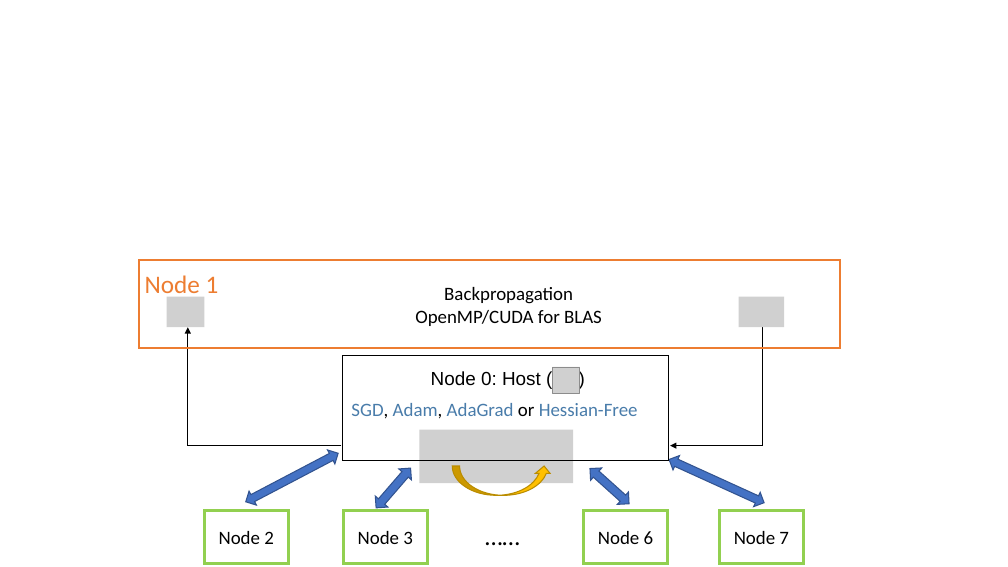
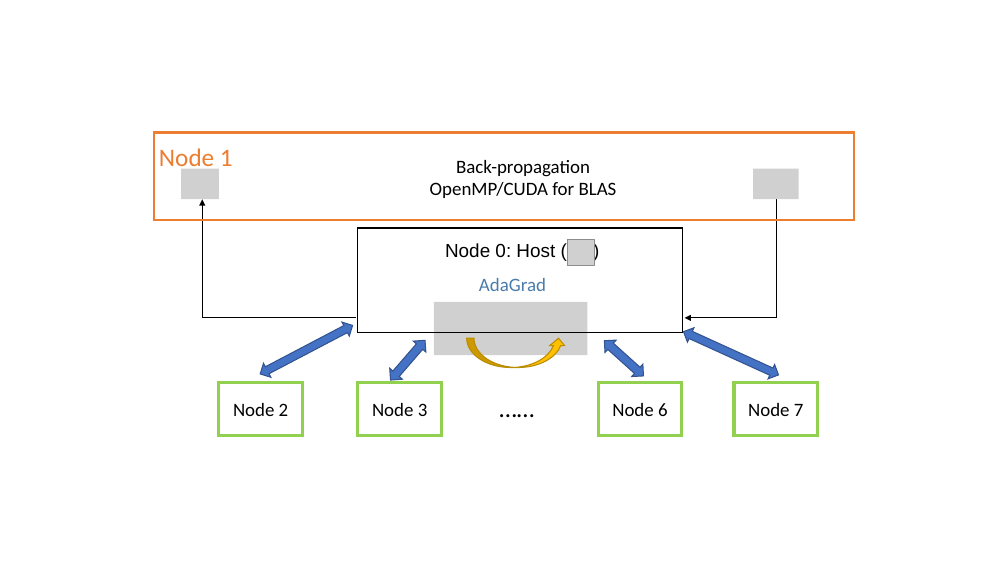
Before and after one commit to jeffrey6557/CS205-Parallel-Computing-Project, a slide deck: slide 1 of other/flow chart_2.pptx. Drawn at 1008x567 pixels with LibreOffice and Linux fonts; fonts in the diff are those of the drawing; grey boxes stand for pictures. Boxes give left, top, right and bottom in pixels: in the first picture for what was removed or moved away, otherwise in the second. Text is boxed around its words. In the diff, an @@ line names an element or a change of style, - is before the commit and + after.

```diff
--- a/other/flow chart_2.pptx
+++ b/other/flow chart_2.pptx
@@ text at [456, 160, 590, 177]: text changed @@
-Backpropagation
+Back-propagation
@@ 4 rectangles, 2 pictures, 2 freeform shapes, 1 text: place and size @@
-4 rectangles, 2 pictures, 2 freeform shapes, 1 text at [166, 296, 804, 564]
+4 rectangles, 2 pictures, 2 freeform shapes, 1 text at [181, 169, 818, 436]
@@ text at [479, 278, 546, 291]: text changed @@
-SGD, Adam, AdaGrad or Hessian-Free
+AdaGrad
@@ 7 texts, 7 freeform shapes, 2 pictures, 2 rectangles: place and size @@
-7 texts, 7 freeform shapes, 2 pictures, 2 rectangles at [139, 260, 840, 544]
+7 texts, 7 freeform shapes, 2 pictures, 2 rectangles at [154, 132, 854, 416]
```
Also in this commit, not shown: 2 other files.
